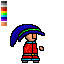
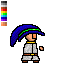
Layered file, before and after one edit (64x64). Changes by layer:
hid "body_000" (1st of 45, in "Wizard" › "Body" › "triple_color"), painted on it over <box>22,42,39,62</box>
showed "body_000" (3rd of 45, in "Wizard" › "Body" › "triple_color"), painted on it over <box>22,42,39,62</box>
